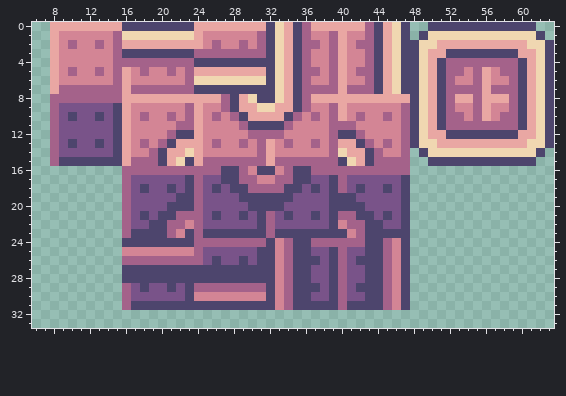
File history of a pixel-art sprite, TowerOfDreams/sprites/sWood/29f7c209-5a43-4d19-8381-dcb9d7866e5c.png. This is how it looked before the edit.
The file is 64x64 pixels. Shown: x 6..63, y 0..33.
Once edited:
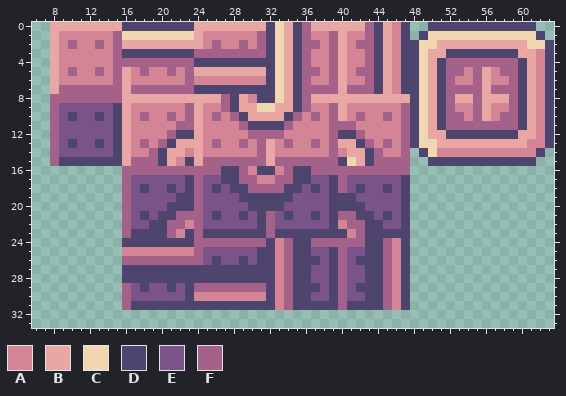
Palette (. is transparent): A #d38595  B #e9a7a3  C #f0d7b1  D #4d456d  E #795389  F #a4628a
Changes in this commit:
Colour C gives way to colour A in rows 0 to 2 at x 46; in rows 3 to 5 at x 46 and 62; in row 6 at x 24 to 31, 46 and 62; in row 7 at x 46 and 62; in row 8 at x 30 and 62; in rows 9 to 12 at x 62.
Colour C gives way to colour A in row 13 at x 61 to 62; in row 14 at x 23, 40 and 51 to 61; in row 15 at x 22.
Where, in picture pixels (left, top, right, bottom), the same in both pictures:
changed: (392, 22, 401, 94)
changed: (437, 49, 545, 157)
changed: (194, 76, 266, 103)
changed: (176, 148, 194, 166)
changed: (338, 148, 347, 157)
